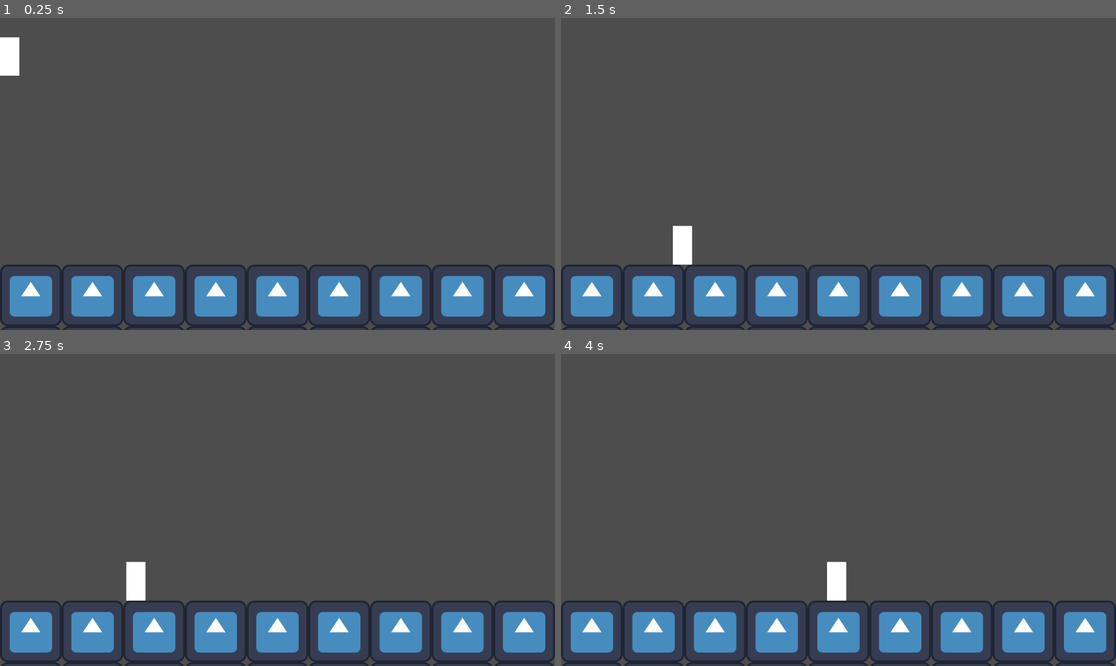
Above: before the commit, frames 1-4 (two rows, left to right).
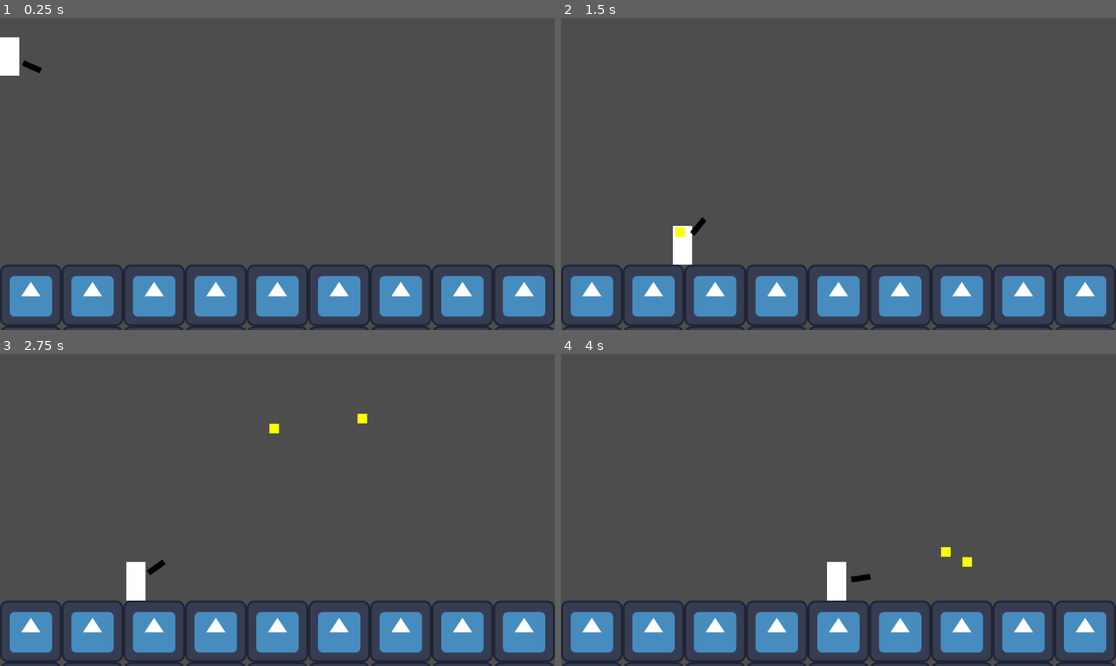
Above: after the commit, the same moments.

Repository: kryscw/Superhero-Project-X
Game: Godot game, scene res://Scenes/main.tscn
Same seed, same stepped clock (60 frames per second), same inputs: the game is played once before the commit and once after it. Before the commit the project starts from res://Scenes/player.tscn. The engine's default icon, where the game draws it, is replaced by a stand-in: a white triangle on a blue panel in a dark square.
Inputs (mouse positions are in pixels of both pictures, inside the frame that each line leads up to):
- Up to frame 1 (0.25 s): no input
- Up to frame 2 (1.5 s): move the mouse to (960, 158) at 0.52 s; hold D (right) from 0.53 s (still down); click (960, 158) at 0.6 s; tap Space (jump) at 0.77 s; move the mouse to (727, 189) at 1.27 s; click (727, 189) at 1.35 s
- Up to frame 3 (2.75 s): tap Space (jump) at 1.52 s; move the mouse to (333, 441) at 2.02 s; release D (right) at 2.03 s; hold A (left) from 2.03 s (still down); click (333, 441) at 2.1 s
- Up to frame 4 (4 s): move the mouse to (810, 572) at 2.77 s; release A (left) at 2.78 s; hold D (right) from 2.78 s (still down); click (810, 572) at 2.85 s; tap Space (jump) at 3.02, 3.77 s; move the mouse to (1005, 556) at 3.52 s; click (1005, 556) at 3.6 s

The runs differ from the first frame. In frame 1, less than 0.1% of the frame differs, in the area x 4-8%, y 13-18%; in frame 2, 0.1%; in frame 3, 0.2%, in the area x 26-67%, y 19-71%; in frame 4, 0.2%.

Commit message:
Gun shoots bulletsgit add .

Diff:
--- /dev/null
+++ b/Scenes/bullet.gd
@@ -0,0 +1,8 @@
+extends CharacterBody2D
+
+var direction: Vector2 = Vector2.ZERO
+var speedMult = 2
+
+func _process(delta: float) -> void:
+	velocity = direction * speedMult
+	move_and_slide()
--- /dev/null
+++ b/Scenes/bullet.tscn
@@ -0,0 +1,19 @@
+[gd_scene format=3 uid="uid://crd8fqi1eylju"]
+
+[ext_resource type="Script" uid="uid://du0tckv32qqhp" path="res://Scenes/bullet.gd" id="1_xjght"]
+
+[sub_resource type="RectangleShape2D" id="RectangleShape2D_vgqql"]
+
+[node name="Bullet" type="CharacterBody2D" unique_id=378807127]
+script = ExtResource("1_xjght")
+
+[node name="ColorRect" type="ColorRect" parent="." unique_id=948850406]
+offset_left = -10.0
+offset_top = -10.0
+offset_right = 10.0
+offset_bottom = 10.0
+color = Color(1, 1, 0, 1)
+
+[node name="CollisionShape2D" type="CollisionShape2D" parent="." unique_id=379280166]
+shape = SubResource("RectangleShape2D_vgqql")
+disabled = true
--- a/Scenes/player.tscn
+++ b/Scenes/main.tscn
@@ -1,13 +1,15 @@
 [gd_scene format=3 uid="uid://dht3s2whll8jk"]
 
-[ext_resource type="Script" uid="uid://cmoterefmarvj" path="res://Scenes/player.gd" id="1_v0iea"]
-[ext_resource type="Texture2D" uid="uid://b2paleomga2u8" path="res://icon.svg" id="2_cvnsp"]
+[ext_resource type="Script" uid="uid://cmoterefmarvj" path="res://Scenes/player.gd" id="1_jjvhh"]
+[ext_resource type="Script" uid="uid://cb8olv6pxb5w" path="res://Scenes/weapon_rot.gd" id="2_kry3j"]
+[ext_resource type="Texture2D" uid="uid://b2paleomga2u8" path="res://icon.svg" id="3_21xkr"]
+[ext_resource type="Script" uid="uid://ryre07fbbumh" path="res://SuperHero.gd" id="4_6bp64"]
 
 [sub_resource type="RectangleShape2D" id="RectangleShape2D_f60y1"]
 size = Vector2(40, 80)
 
 [sub_resource type="TileSetAtlasSource" id="TileSetAtlasSource_cvnsp"]
-texture = ExtResource("2_cvnsp")
+texture = ExtResource("3_21xkr")
 texture_region_size = Vector2i(128, 128)
 0:0/0 = 0
 0:0/0/physics_layer_0/polygon_0/points = PackedVector2Array(-64, -64, 64, -64, 64, 64, -64, 64)
@@ -22,10 +24,10 @@
 
 [node name="Node2D" type="Node2D" unique_id=721105279]
 
-[node name="CharacterBody2D" type="CharacterBody2D" parent="." unique_id=1884285806]
-script = ExtResource("1_v0iea")
+[node name="Player" type="CharacterBody2D" parent="." unique_id=1884285806]
+script = ExtResource("1_jjvhh")
 
-[node name="Sprite2D" type="ColorRect" parent="CharacterBody2D" unique_id=568579575]
+[node name="Sprite2D" type="ColorRect" parent="Player" unique_id=568579575]
 anchors_preset = 8
 anchor_left = 0.5
 anchor_top = 0.5
@@ -36,11 +38,25 @@
 grow_horizontal = 2
 grow_vertical = 2
 
-[node name="CollisionShape2D" type="CollisionShape2D" parent="CharacterBody2D" unique_id=1563514273]
+[node name="CollisionShape2D" type="CollisionShape2D" parent="Player" unique_id=1563514273]
 position = Vector2(20, 40)
 shape = SubResource("RectangleShape2D_f60y1")
+
+[node name="weaponRot" type="Node2D" parent="Player" unique_id=687445160]
+position = Vector2(20, 40)
+script = ExtResource("2_kry3j")
+
+[node name="ColorRect" type="ColorRect" parent="Player/weaponRot" unique_id=1892539138]
+offset_left = 31.0
+offset_top = -5.0
+offset_right = 71.0
+offset_bottom = 7.0
+color = Color(0, 0, 0, 1)
 
 [node name="TileMap" type="TileMap" parent="." unique_id=866165645]
 tile_set = SubResource("TileSet_vgqql")
 format = 2
 layer_0/tile_data = PackedInt32Array(327680, 3, 0, 327681, 3, 0, 327682, 3, 0, 327683, 3, 0, 327684, 3, 0, 327685, 3, 0 …(197 unchanged characters)…
+
+[node name="Node" type="Node2D" parent="." unique_id=2077973476]
+script = ExtResource("4_6bp64")
--- /dev/null
+++ b/Scenes/weapon_rot.gd
@@ -0,0 +1,12 @@
+extends Node2D
+
+var bullet = preload("res://Scenes/bullet.tscn")
+
+func _process(delta: float) -> void:
+	self.look_at(get_global_mouse_position())
+
+	if Input.is_action_just_pressed("shoot"):
+		var x = bullet.instantiate()
+		x.global_position = self.global_position
+		x.direction = get_global_mouse_position() - global_position
+		get_tree().current_scene.add_child(x)
--- a/project.godot
+++ b/project.godot
@@ -32,6 +32,11 @@
 "events": [Object(InputEventKey,"resource_local_to_scene":false,"resource_name":"","device":-1,"window_id":0,"alt_press …(192 unchanged characters)…
 ]
 }
+shoot={
+"deadzone": 0.2,
+"events": [Object(InputEventMouseButton,"resource_local_to_scene":false,"resource_name":"","device":-1,"window_id":0,"alt_pressed":false,"shift_pressed":false,"ctrl_pressed":false,"meta_pressed":false,"button_mask":1,"position":Vector2(944, 35),"global_position":Vector2(963, 131),"factor":1.0,"button_index":1,"canceled":false,"pressed":true,"double_click":false,"script":null)
+]
+}
 
 [physics]
 
Not shown, added: Scenes/bullet.gd.uid
Not shown, added: Scenes/weapon_rot.gd.uid
